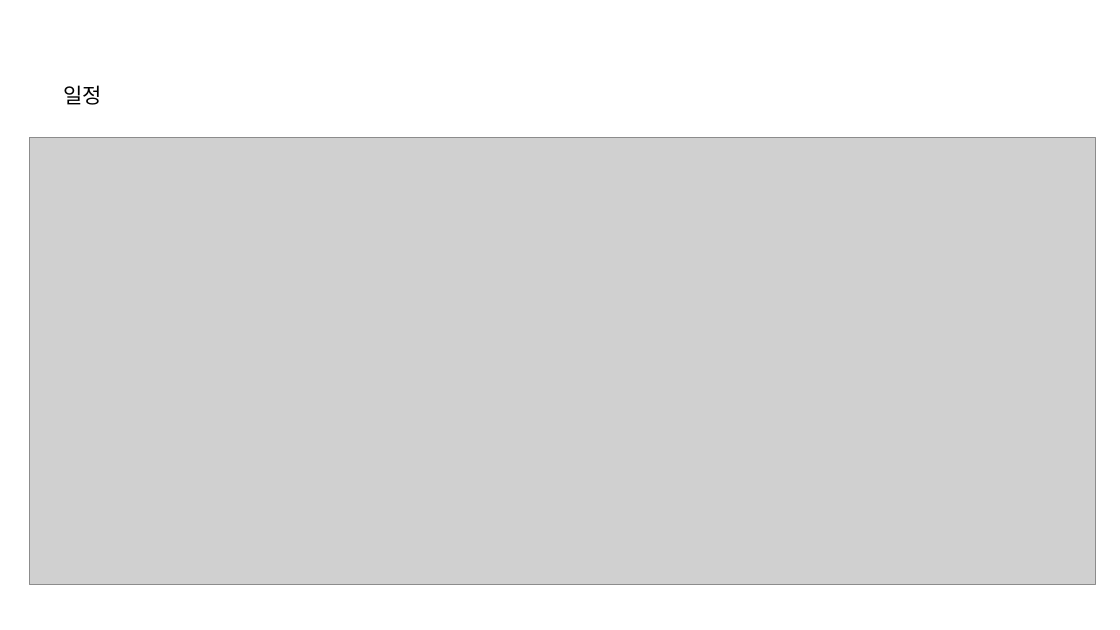
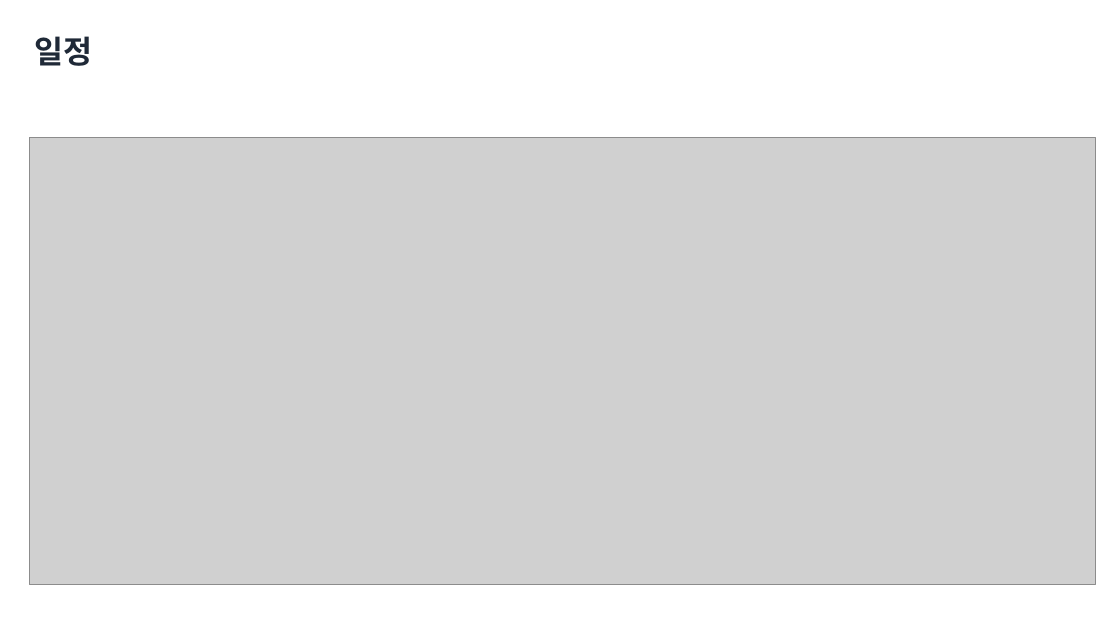
Before and after one commit to yunseo0129/2025_CapstoneGame, a slide deck: slide 13 of Design/종합설계기획.pptx (slide 11 before the commit). Drawn at 1120x630 pixels with LibreOffice and Linux fonts; fonts in the diff are those of the drawing; grey boxes stand for pictures; background and template pictures are left out. Boxes give left, top, right and bottom in pixels: in the first picture for what was removed or moved away, otherwise in the second. Text is boxed around its words. In the diff, an @@ line names an element or a change of style, - is before the commit and + after.

```diff
--- a/Design/종합설계기획.pptx
+++ b/Design/종합설계기획.pptx
@@ text "일정": place and size @@
-text "일정" at [63,85,102,105]
+text "일정" at [35,36,93,66]
@@ text "일정" at [35,36,93,66]: size 18 to 27 pt, font Calibri to Cabin, text colour #000000 to #1F2937, bold on; line spacing 1 to 30pt @@
```
Also in this commit, not shown: 4 other slides changed, 2 slides added.
